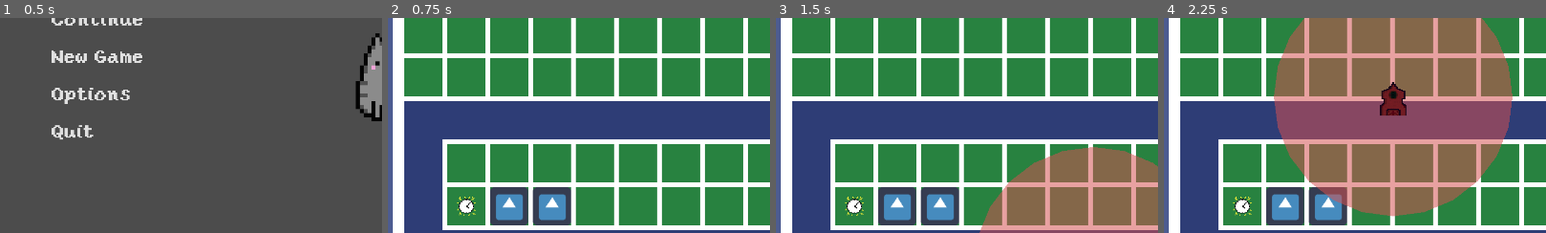
Above: before the commit, frames 1-4 (left to right).
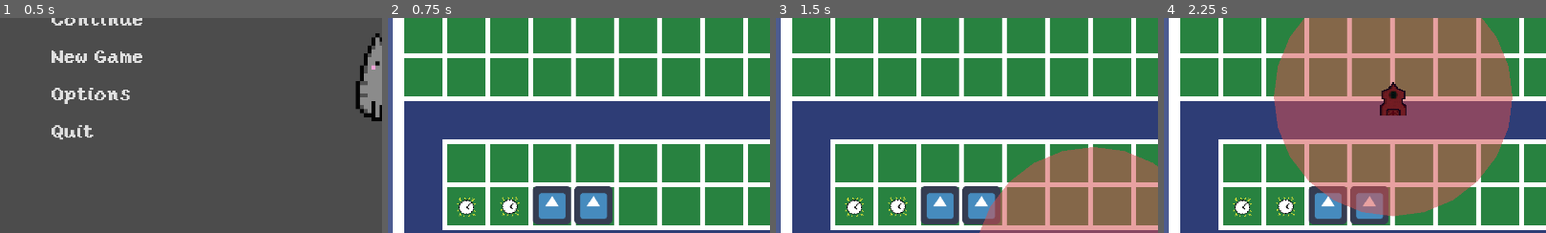
Above: after the commit, the same moments.

Repository: Pandem-Games/BindingTower
Game: Godot game, scene res://UI/TitleScreen/TitleScreen.tscn
The game is run twice, just before and just after one commit, with the same random seed, the same clock (stepped at 60 frames per second) and the same inputs. The engine's default icon, where the game draws it, is replaced by a stand-in: a white triangle on a blue panel in a dark square. Sound files missing from this copy of the repository are replaced by a short silence.
Inputs (mouse positions are % of the whole screen's width and height, from its top left):
- Up to frame 1 (0.5 s): no input
- Up to frame 2 (0.75 s): click "New Game" at 0.5 s
- Up to frame 3 (1.5 s): tap Enter at 1.25 s; move the mouse to (42, 94) at 1.27 s; hold Space (ui_select) from 1.28 s (still down); click (42, 94) at 1.42 s
- Up to frame 4 (2.25 s): move the mouse to (30, 55) at 2.02 s; release Space (ui_select) at 2.03 s; tap Space (ui_select) at 2.1 s; click (30, 55) at 2.17 s
The pictures show only the part of the screen within x 0-50%, y 37-87%; the shares and areas given below are measured in that part.

Frame 1 is identical in both runs. In frame 2, 4.0% of the frame differs, in the area x 18-59%, y 78-97%; in frame 3, 4.0%; in frame 4, 4.0%.

Commit message:
Fixed sound issue for items

Diff:
--- a/Globals/Settings.tscn
+++ b/Globals/Settings.tscn
@@ -11,7 +11,6 @@
 "_edit_use_anchors_": false
 }
 
-[node name="music" type="AudioStreamPlayer2D" parent="."]
-position = Vector2( 960, 540 )
+[node name="music" type="AudioStreamPlayer" parent="."]
 stream = ExtResource( 1 )
 bus = "Music"
--- a/Main/Item/BulletClone/BulletClone.tscn
+++ b/Main/Item/BulletClone/BulletClone.tscn
@@ -4,8 +4,7 @@
 [ext_resource path="res://Assests/Images/icon.png" type="Texture" id=2]
 [ext_resource path="res://Main/Item/Item.tscn" type="PackedScene" id=3]
 
-
-[node name="Node2D" type="Node2D"]
+[node name="BulletClone" type="Node2D"]
 
 [node name="Item" parent="." instance=ExtResource( 3 )]
 texture = ExtResource( 2 )
--- a/Main/Item/Item.gd
+++ b/Main/Item/Item.gd
@@ -37,8 +37,9 @@
 	if event.is_action_pressed("ui_select"):
 		match state:
 			eItem.DROPPED:
-				Helpers.call_error_function(Helpers, "add_item", [self])
 				visible = false
 				audio.play()
+				yield(audio, "finished")
+				Helpers.call_error_function(Helpers, "add_item", [self])
 				state = eItem.ACTIVE
 				Helpers.safe_disconnect(control, "gui_input", self, "_on_Control_gui_input")
--- a/Main/Item/Overclock/Overclock.tscn
+++ b/Main/Item/Overclock/Overclock.tscn
@@ -4,7 +4,7 @@
 [ext_resource path="res://Main/Item/Overclock/Overclock.png" type="Texture" id=2]
 [ext_resource path="res://Main/Item/Item.tscn" type="PackedScene" id=3]
 
-[node name="Node2D" type="Node2D"]
+[node name="Overclock" type="Node2D"]
 
 [node name="Item" parent="." instance=ExtResource( 3 )]
 texture = ExtResource( 2 )
--- a/Main/Test/Test.tscn
+++ b/Main/Test/Test.tscn
@@ -1,11 +1,13 @@
-[gd_scene load_steps=7 format=2]
+[gd_scene load_steps=10 format=2]
 
 [ext_resource path="res://Main/Map.gd" type="Script" id=1]
-[ext_resource path="res://Main/Item/BulletClone/BulletClone.tscn" type="PackedScene" id=2]
+[ext_resource path="res://Main/Item/Overclock/Overclock.png" type="Texture" id=2]
+[ext_resource path="res://Assests/Images/icon.png" type="Texture" id=3]
 [ext_resource path="res://Main/Test/Background.png" type="Texture" id=4]
-[ext_resource path="res://Main/Item/Overclock/Overclock.tscn" type="PackedScene" id=5]
+[ext_resource path="res://Main/Item/Item.tscn" type="PackedScene" id=5]
 [ext_resource path="res://UI/Tower/TowerUI.tscn" type="PackedScene" id=6]
-
+[ext_resource path="res://Main/Item/Overclock/Overclock.gd" type="Script" id=7]
+[ext_resource path="res://Main/Item/BulletClone/BulletClone.gd" type="Script" id=8]
 
 [sub_resource type="Curve2D" id=1]
 _data = {
@@ -36,18 +38,41 @@
 scale = Vector2( 1.50185, 0.691505 )
 polygon = PoolVector2Array( -135.661, -378.818, 644.056, -378.61, 644.247, 24.5419, -27.1479, 25.2463, -27.0822, 245.769, 800.169, 246.884, 800.169, 340.241, -68.8518, 337.463, -69.043, -66.4848, 602.051, -66.2872, 601.806, -286.8, -135.217, -286.98 )
 
-[node name="Speed" parent="Background" instance=ExtResource( 5 )]
-position = Vector2( 131.3, 579.375 )
-z_index = 7
+[node name="Overclock" type="Node2D" parent="."]
+position = Vector2( 131.397, 580.946 )
+scale = Vector2( 1, 1 )
 
-[node name="Clone" parent="Background" instance=ExtResource( 2 )]
-position = Vector2( 202.961, 579.375 )
+[node name="Item" parent="Overclock" instance=ExtResource( 5 )]
+texture = ExtResource( 2 )
+script = ExtResource( 7 )
 
-[node name="Clone2" parent="Background" instance=ExtResource( 2 )]
-position = Vector2( 274.968, 579.375 )
+[node name="Overclock2" type="Node2D" parent="."]
+position = Vector2( 204.02, 580.023 )
+
+[node name="Item" parent="Overclock2" instance=ExtResource( 5 )]
+texture = ExtResource( 2 )
+script = ExtResource( 7 )
+
+[node name="BulletClone" type="Node2D" parent="."]
+position = Vector2( 274.694, 577.356 )
+
+[node name="Item" parent="BulletClone" instance=ExtResource( 5 )]
+texture = ExtResource( 3 )
+script = ExtResource( 8 )
+
+[node name="BulletClone2" type="Node2D" parent="."]
+position = Vector2( 344.034, 577.356 )
+
+[node name="Item" parent="BulletClone2" instance=ExtResource( 5 )]
+texture = ExtResource( 3 )
+script = ExtResource( 8 )
 
 [node name="UI" type="Node2D" parent="."]
+scale = Vector2( 1, 1 )
 z_index = 4096
+__meta__ = {
+"_edit_lock_": true
+}
 
 [node name="MainUIMargin" parent="UI" instance=ExtResource( 6 )]
 margin_right = 1280.0
